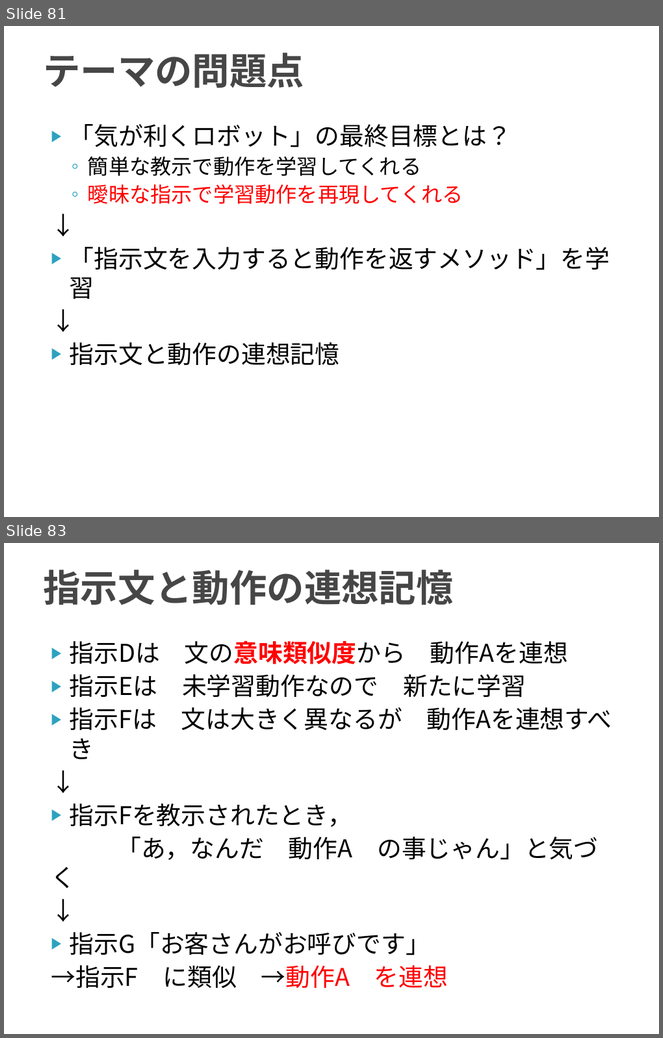
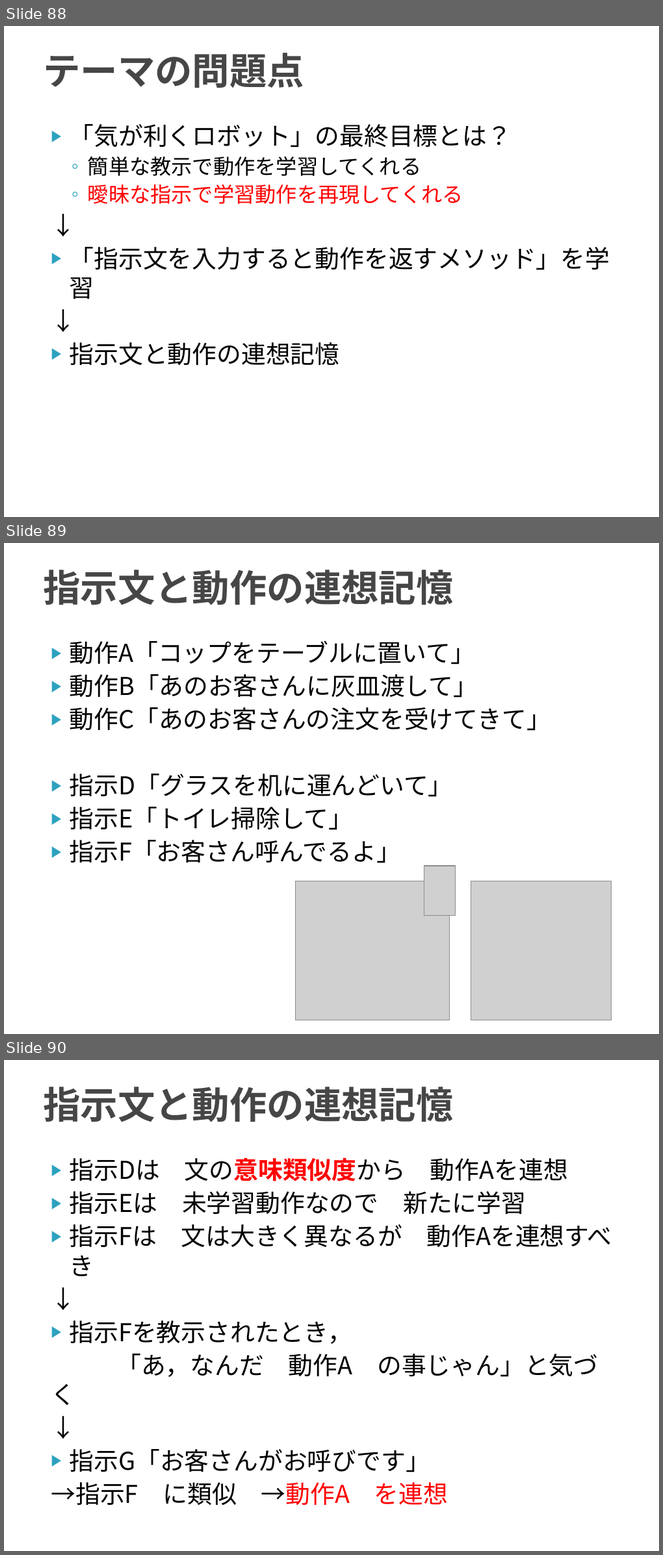
Before and after one commit to TetsuyaKomota/GitforEclipseTest, a slide deck: IntentionLearning_v2/slide/discussion2016.pptx. Shown one above the other, each under a label of ours: slides 81 and 83 before the commit, slides 88, 89 and 90 after it; the slides between them are not shown. The pictures are 663x1038 and 663x1555 pixels, drawn with LibreOffice and Linux fonts; fonts in the diff are those of the drawing; grey boxes stand for pictures. Boxes give left, top, right and bottom in pixels: in the first picture for what was removed or moved away, otherwise in the second. Text is boxed around its words. In the diff, an @@ line names an element or a change of style, - is before the commit and + after.

```diff
--- a/IntentionLearning_v2/slide/discussion2016.pptx
+++ b/IntentionLearning_v2/slide/discussion2016.pptx
@@ slide 89 added at (4,543,659,1034), background #FFFFFF @@
@@ title added at (43,570,453,605), 41 pt, text #464646, bold @@
+指示文と動作の連想記憶
@@ text added at (70,641,551,863), 27 pt, text #000000 @@
+▶ 動作A「コップをテーブルに置いて」
+▶ 動作B「あのお客さんに灰皿渡して」
+▶ 動作C「あのお客さんの注文を受けてきて」
+▶ 指示D「グラスを机に運んどいて」
+▶ 指示E「トイレ掃除して」
+▶ 指示F「お客さん呼んでるよ」
@@ picture added at (425,866,456,916) @@
@@ picture added at (296,882,449,1021) @@
@@ picture added at (471,882,612,1021) @@
@@ what was slide 81 is now slide 88 @@
@@ what was slide 83 is now slide 90 @@
```
Also in this commit, not shown: 4 slides changed, 7 other slides added.
